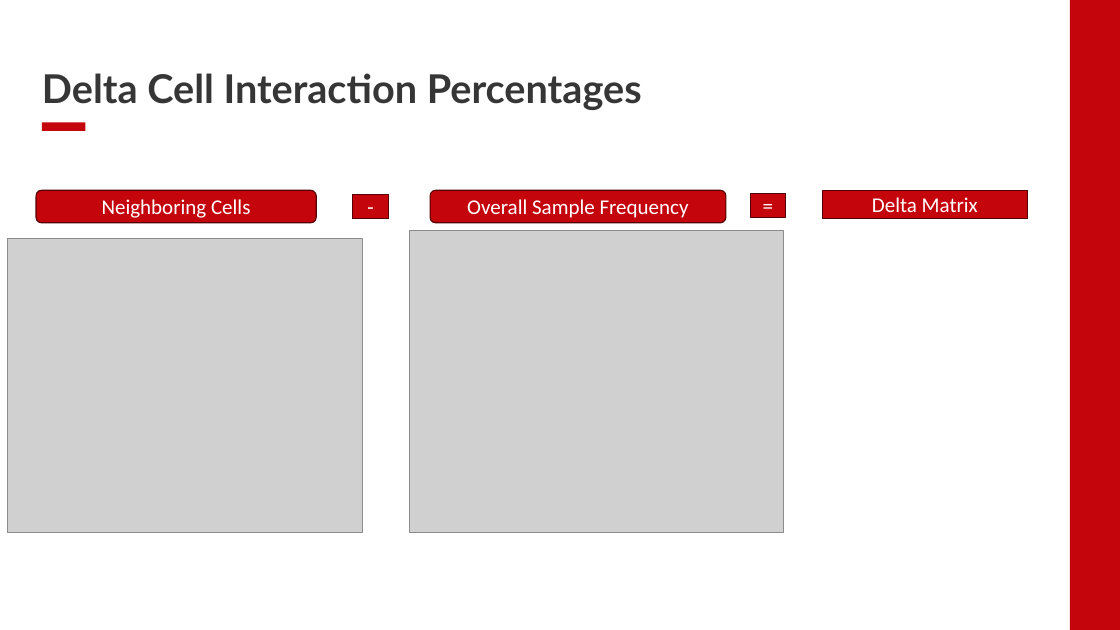
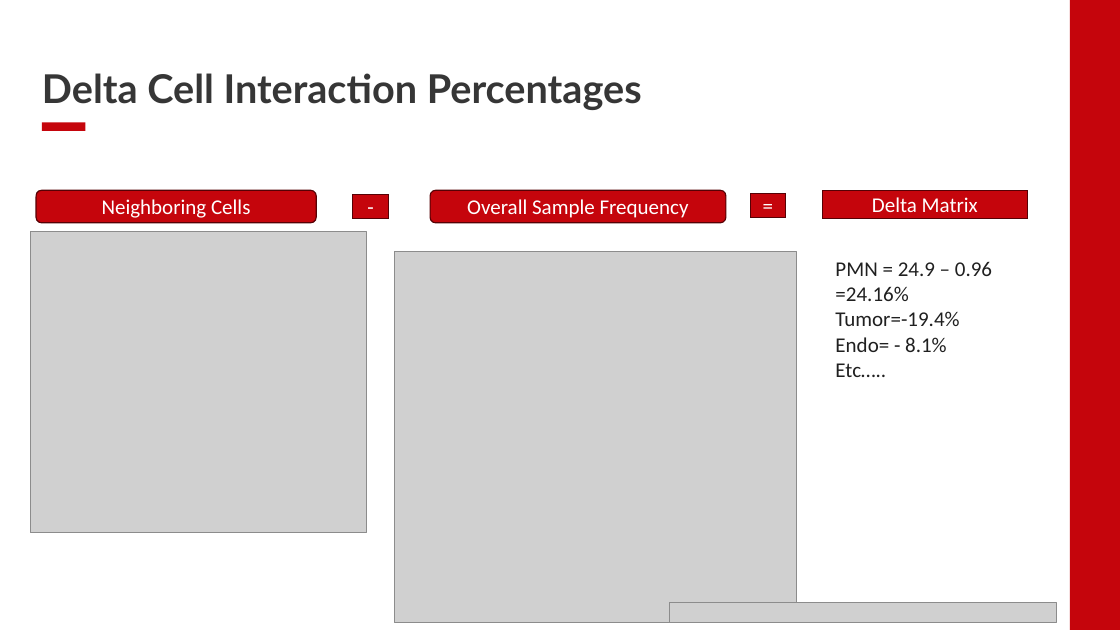
Before and after one commit to EDJohns/2025-Dinh-Lab-Research-Project, a slide deck: slide 4 of Shapiro 2025 Project/Weekly Updates/Week 5 Updates.pptx. Drawn at 1120x630 pixels with LibreOffice and Linux fonts; fonts in the diff are those of the drawing; grey boxes stand for pictures; background and template pictures are left out. Boxes give left, top, right and bottom in pixels: in the first picture for what was removed or moved away, otherwise in the second. Text is boxed around its words. In the diff, an @@ line names an element or a change of style, - is before the commit and + after.

```diff
--- a/Shapiro 2025 Project/Weekly Updates/Week 5 Updates.pptx
+++ b/Shapiro 2025 Project/Weekly Updates/Week 5 Updates.pptx
@@ picture: place and size @@
-picture at box(7, 239, 362, 533)
+picture at box(30, 232, 367, 533)
@@ picture: place and size @@
-picture at box(410, 230, 783, 533)
+picture at box(395, 251, 797, 623)
@@ text added at box(835, 261, 992, 377), 18 pt, text #202020 @@
+PMN = 24.9 – 0.96 =24.16%
+Tumor=-19.4%
+Endo= - 8.1%
+Etc…..
@@ picture added at box(670, 602, 1056, 623) @@
```
Also in this commit, not shown: 1 other slide changed, 10 other files.
